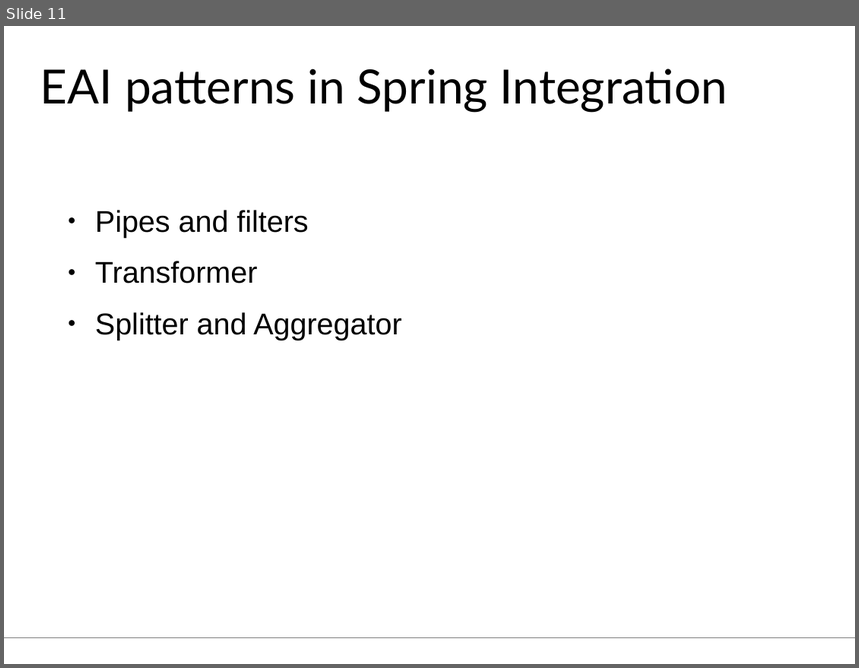
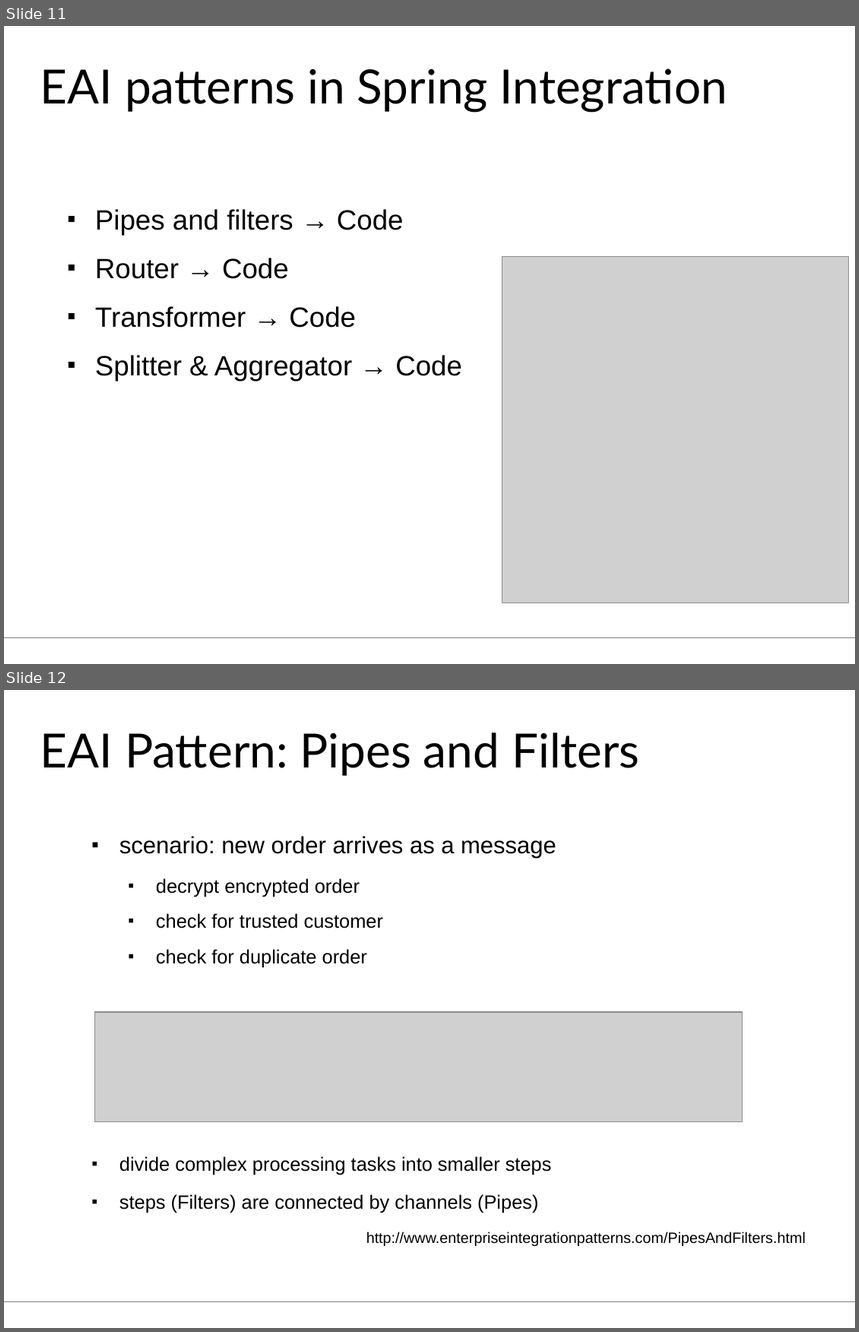
Before and after one commit to aheusingfeld/javaone2012, a slide deck: slides/eai-slides.odp. Shown one above the other, each under a label of ours: slide 11 before the commit, slides 11 and 12 after it. The pictures are 859x668 and 859x1332 pixels, drawn with LibreOffice and Linux fonts; fonts in the diff are those of the drawing; grey boxes stand for pictures. Boxes give left, top, right and bottom in pixels: in the first picture for what was removed or moved away, otherwise in the second. Text is boxed around its words. In the diff, an @@ line names an element or a change of style, - is before the commit and + after.

```diff
--- a/slides/eai-slides.odp
+++ b/slides/eai-slides.odp
@@ slide 12 added at <box>4,690,855,1328</box>, background #FFFFFF; not listed: 1 template element that a slide beside it also shows @@
@@ title added at <box>40,733,640,776</box>, 44 pt, text #000000 @@
+EAI Pattern: Pipes and Filters
@@ text added at <box>120,836,557,967</box>, 18 pt, text #000000 @@
+■ scenario: new order arrives as a message
+  ■ decrypt encrypted order
+  ■ check for trusted customer
+  ■ check for duplicate order
@@ picture added at <box>95,1012,743,1122</box> @@
@@ text added at <box>120,1157,806,1246</box>, 18 pt, text #000000 @@
+■ divide complex processing tasks into smaller steps
+■ steps (Filters) are connected by channels (Pipes)
+http://www.enterpriseintegrationpatterns.com/PipesAndFilters.html
@@ slide 11 changed as well @@
@@ text at <box>95,209,462,382</box>: text changed; size 28 to 26 pt @@
-● Pipes and filters
-● Transformer
-● Splitter and Aggregator
+■ Pipes and filters → Code
+■ Router → Code
+■ Transformer → Code
+■ Splitter & Aggregator → Code
@@ picture added at <box>503,257,849,603</box> @@
```
Also in this commit, not shown: 12 other slides changed, 8 other slides added, 1 slide removed, 1 other file.
